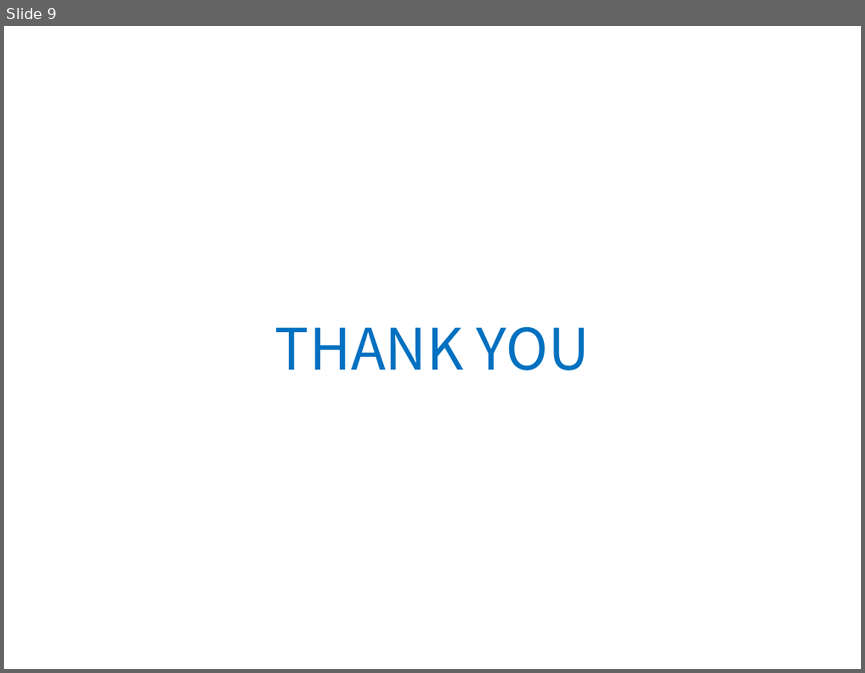
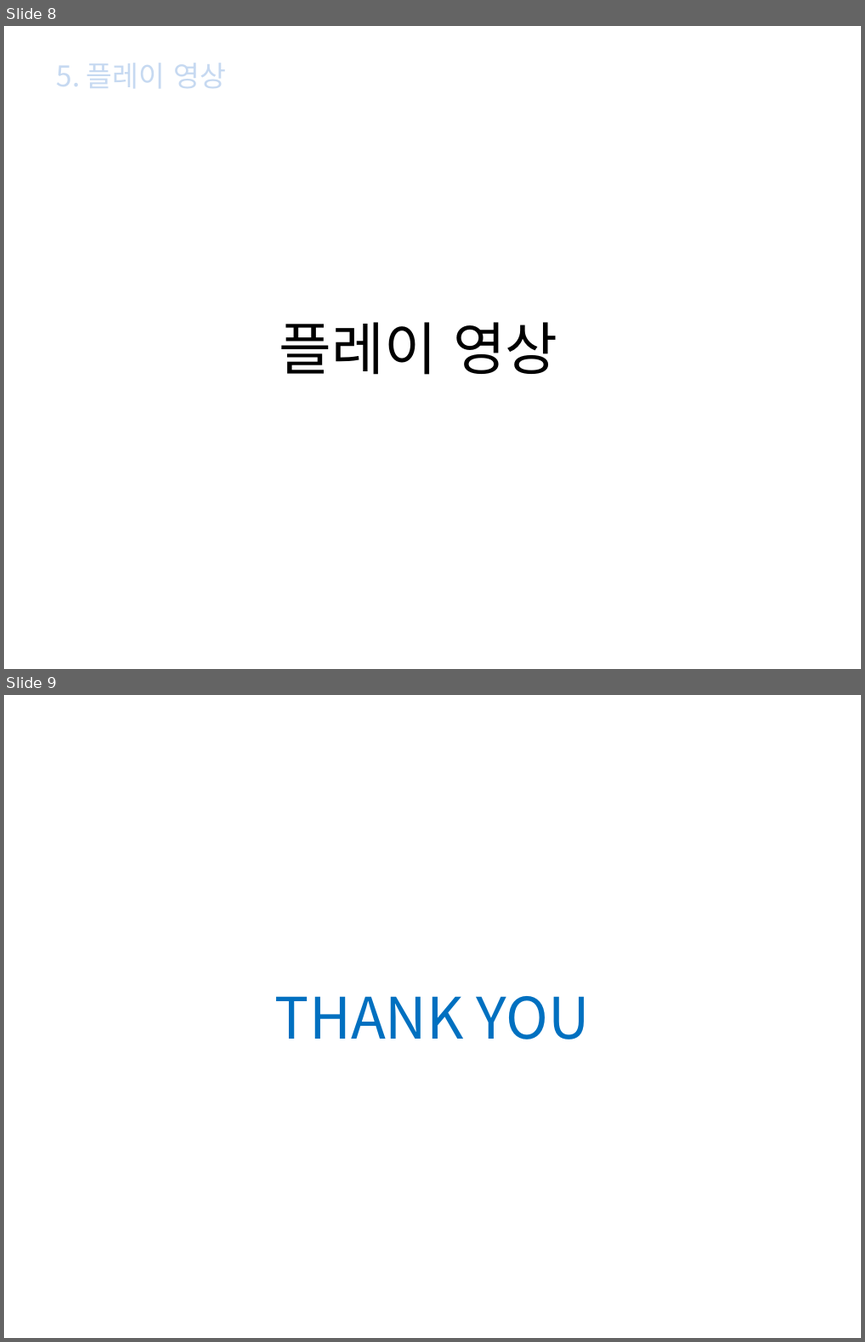
Before and after one commit to baejisoo/2015180018-2DGP, a slide deck: 2015180018_배지수_BROFORCE_최종발표.pptx. Shown one above the other, each under a label of ours: slide 9 before the commit, slides 8 and 9 after it. The pictures are 865x673 and 865x1342 pixels, drawn with LibreOffice and Linux fonts; fonts in the diff are those of the drawing; background and template pictures are left out. Boxes give left, top, right and bottom in pixels: in the first picture for what was removed or moved away, otherwise in the second. Text is boxed around its words. In the diff, an @@ line names an element or a change of style, - is before the commit and + after.

```diff
--- a/2015180018_배지수_BROFORCE_최종발표.pptx
+++ b/2015180018_배지수_BROFORCE_최종발표.pptx
@@ slide 8 added at [4,26,861,669], background picture (left out) @@
@@ text added at [56,63,226,88], 24 pt, text #C6D9F1 @@
+5. 플레이 영상
@@ text added at [279,322,558,374], 48 pt, text #000000 @@
+플레이 영상
```
Also in this commit, not shown: 2 slides changed, 2 other slides added, 3 slides removed, 36 other files.
